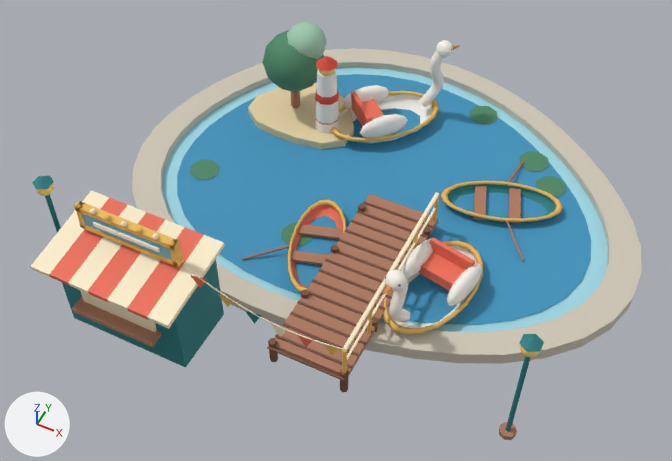
An edit to the glTF model games/brightway-park/public/art/models/ride_boats.glb, drawn before and after from the same camera.
One viewpoint serves both versions: a camera (50 mm lens) standing at (5.64, -12.63, 15.04) and looking at (-0.1, -1.14, 0.69). Arrows for +X, +Y and +Z are at lower left; the lights stay in place. The picture after the commit comes second. Where no turn or scale is listed for an object, it has been applied to the vertices.

The older version as bpy lines, for what is in view:
```python
ob_ride_boats_0 = bpy.data.objects.new('ride_boats_0', me_mesh_0)
ob_ride_boats_0.location = (0.0, 0.0, 0.0)
ob_ride_boats_1 = bpy.data.objects.new('ride_boats_1', me_mesh_1)
ob_ride_boats_1.location = (0.0, 0.0, 0.0)
ob_ride_boats_10 = bpy.data.objects.new('ride_boats_10', me_mesh_10)
ob_ride_boats_10.location = (0.0, 0.0, 0.0)
ob_ride_boats_2 = bpy.data.objects.new('ride_boats_2', me_mesh_2)
ob_ride_boats_2.location = (0.0, 0.0, 0.0)
ob_ride_boats_3 = bpy.data.objects.new('ride_boats_3', me_mesh_3)
ob_ride_boats_3.location = (0.0, 0.0, 0.0)
ob_ride_boats_4 = bpy.data.objects.new('ride_boats_4', me_mesh_4)
ob_ride_boats_4.location = (0.0, 0.0, 0.0)
ob_ride_boats_5 = bpy.data.objects.new('ride_boats_5', me_mesh_5)
ob_ride_boats_5.location = (0.0, 0.0, 0.0)
ob_ride_boats_6 = bpy.data.objects.new('ride_boats_6', me_mesh_6)
ob_ride_boats_6.location = (0.0, 0.0, 0.0)
ob_ride_boats_7 = bpy.data.objects.new('ride_boats_7', me_mesh_7)
ob_ride_boats_7.location = (0.0, 0.0, 0.0)
# also in view: 'ride_boats_12' at (0.09, -0.29, 1.63); 'ride_boats_19' at (1.76, -1.13, 0.87); 'ride_boats_11' at (0.8, -2.1, 0.3); 'ride_boats_15' at (-0.42, -1.22, 1.37); 'ride_boats_14' at (0.0, -4.25, 1.52)
```
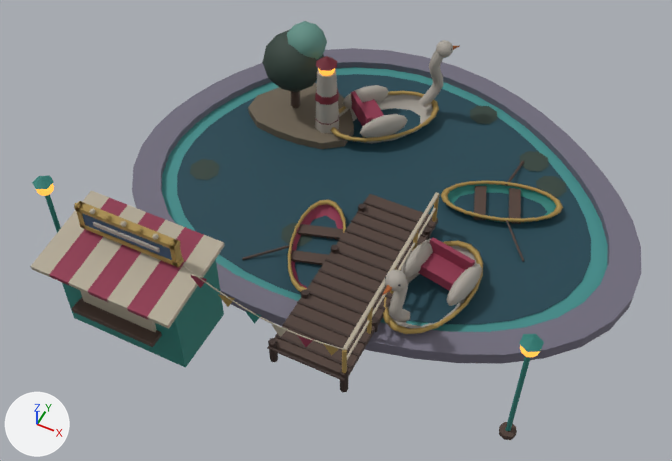
What differs and where, as boxes [x1, y1, x2, y2] in the pictures (672 x 461 px):
'ride_boats_2', recoloured (blue to dark cyan): [177, 74, 591, 324] in both
'ride_boats_0', recoloured (pale yellow to grey): [132, 48, 641, 364] in both
'ride_boats_4', recoloured: [72, 91, 524, 440] in both
'ride_boats_13', recoloured: [30, 191, 439, 360] in both
'ride_boats_1', recoloured: [162, 67, 608, 332] in both
'ride_boats_15', recoloured: [49, 91, 475, 319] in both
'ride_boats_7', recoloured: [93, 40, 482, 322] in both
'ride_boats_12', recoloured: [74, 91, 563, 373] in both
'ride_boats_3', recoloured (beige to brown): [248, 83, 354, 149] in both
'ride_boats_5', recoloured (darker): [262, 30, 324, 92] in both
'ride_boats_10', recoloured: [190, 106, 566, 246] in both
'ride_boats_21', recoloured: [339, 94, 477, 328] in both
'ride_boats_6', recoloured (green to cyan): [287, 21, 327, 59] in both
'ride_boats_17', recoloured: [190, 204, 343, 347] in both
'ride_boats_8', recoloured (red to dark red): [315, 56, 339, 125] in both
'ride_boats_9', surface changed: [36, 68, 540, 357] in both

Diff of the bpy script that builds the scene:
```diff
--- a/games/brightway-park/public/art/models/ride_boats.glb.py
+++ b/games/brightway-park/public/art/models/ride_boats.glb.py
@@ mat_material_0 @@
 mat_material_0 = principled_material('Material_0')
-mat_material_0.base_color = (0.624, 0.571, 0.468)  # pale yellow #cfc7b6
+mat_material_0.base_color = (0.156, 0.144, 0.195)  # grey #6e6a7a
 mat_material_0.roughness = 0.72
@@ mat_material_1 @@
 mat_material_1 = principled_material('Material_1')
-mat_material_1.base_color = (0.347, 0.687, 0.791)  # cyan #9fd8e6
+mat_material_1.base_color = (0.0497, 0.262, 0.254)  # cyan #3f8c8a
 mat_material_1.roughness = 0.72
@@ mat_material_2 @@
 mat_material_2 = principled_material('Material_2')
-mat_material_2.base_color = (0.0467, 0.292, 0.509)  # blue #3d93bd
+mat_material_2.base_color = (0.00802, 0.0545, 0.0782)  # dark cyan #16424f
 mat_material_2.roughness = 0.72
@@ mat_material_3 @@
 mat_material_3 = principled_material('Material_3')
-mat_material_3.base_color = (0.791, 0.651, 0.381)  # beige #e6d3a6
+mat_material_3.base_color = (0.147, 0.117, 0.0802)  # brown #6b6050
 mat_material_3.roughness = 0.72
@@ mat_material_4 @@
 mat_material_4 = principled_material('Material_4')
-mat_material_4.base_color = (0.418, 0.191, 0.117)  # brown #ad7960
+mat_material_4.base_color = (0.0742, 0.0437, 0.0331)  # brown #4d3b33
 mat_material_4.roughness = 0.72
@@ mat_material_5 @@
 mat_material_5 = principled_material('Material_5')
-mat_material_5.base_color = (0.0723, 0.246, 0.133)  # green #4c8866
+mat_material_5.base_color = (0.0284, 0.0513, 0.0395)  # dark green #2f4038
 mat_material_5.roughness = 0.72
@@ mat_material_6 @@
 mat_material_6 = principled_material('Material_6')
-mat_material_6.base_color = (0.356, 0.597, 0.434)  # green #a1cbb0
+mat_material_6.base_color = (0.114, 0.275, 0.231)  # cyan #5f8f84
 mat_material_6.roughness = 0.72
@@ mat_material_7 @@
 mat_material_7 = principled_material('Material_7')
-mat_material_7.base_color = (0.965, 0.93, 0.855)  # white #fbf7ee
+mat_material_7.base_color = (0.397, 0.366, 0.323)  # grey #a9a39a
 mat_material_7.roughness = 0.72
@@ mat_material_8 @@
 mat_material_8 = principled_material('Material_8')
-mat_material_8.base_color = (0.672, 0.0595, 0.0395)  # red #d64538
+mat_material_8.base_color = (0.156, 0.0137, 0.0273)  # dark red #6e1f2e
 mat_material_8.roughness = 0.72
@@ mat_material_9 @@
 mat_material_9.roughness = 0.72
+mat_material_9.emission_strength = 1.0
@@ mat_material_10 @@
 mat_material_10 = principled_material('Material_10')
-mat_material_10.base_color = (0.0723, 0.246, 0.133)  # green #4c8866
+mat_material_10.base_color = (0.0284, 0.0513, 0.0395)  # dark green #2f4038
 mat_material_10.roughness = 0.72
@@ mat_material_12 @@
 mat_material_12 = principled_material('Material_12')
-mat_material_12.base_color = (0.847, 0.503, 0.107)  # orange #edbc5c
+mat_material_12.base_color = (0.381, 0.254, 0.0685)  # brown #a68a4a
 mat_material_12.roughness = 0.72
@@ mat_material_13 @@
 mat_material_13 = principled_material('Material_13')
-mat_material_13.base_color = (1.0, 0.88, 0.624)  # beige #fff1cf
+mat_material_13.base_color = (0.44, 0.392, 0.301)  # grey #b1a895
 mat_material_13.roughness = 0.72
@@ mat_material_15 @@
 mat_material_15 = principled_material('Material_15')
-mat_material_15.base_color = (0.863, 0.162, 0.0999)  # red #ef7059
+mat_material_15.base_color = (0.262, 0.0284, 0.0685)  # red #8c2f4a
 mat_material_15.roughness = 0.72
@@ mat_material_17 @@
 mat_material_17 = principled_material('Material_17')
-mat_material_17.base_color = (0.863, 0.162, 0.0999)  # red #ef7059
+mat_material_17.base_color = (0.262, 0.0284, 0.0685)  # red #8c2f4a
 mat_material_17.roughness = 0.72
@@ mat_material_21 @@
 mat_material_21 = principled_material('Material_21')
-mat_material_21.base_color = (0.965, 0.93, 0.855)  # white #fbf7ee
+mat_material_21.base_color = (0.397, 0.366, 0.323)  # grey #a9a39a
 mat_material_21.roughness = 0.72
```
